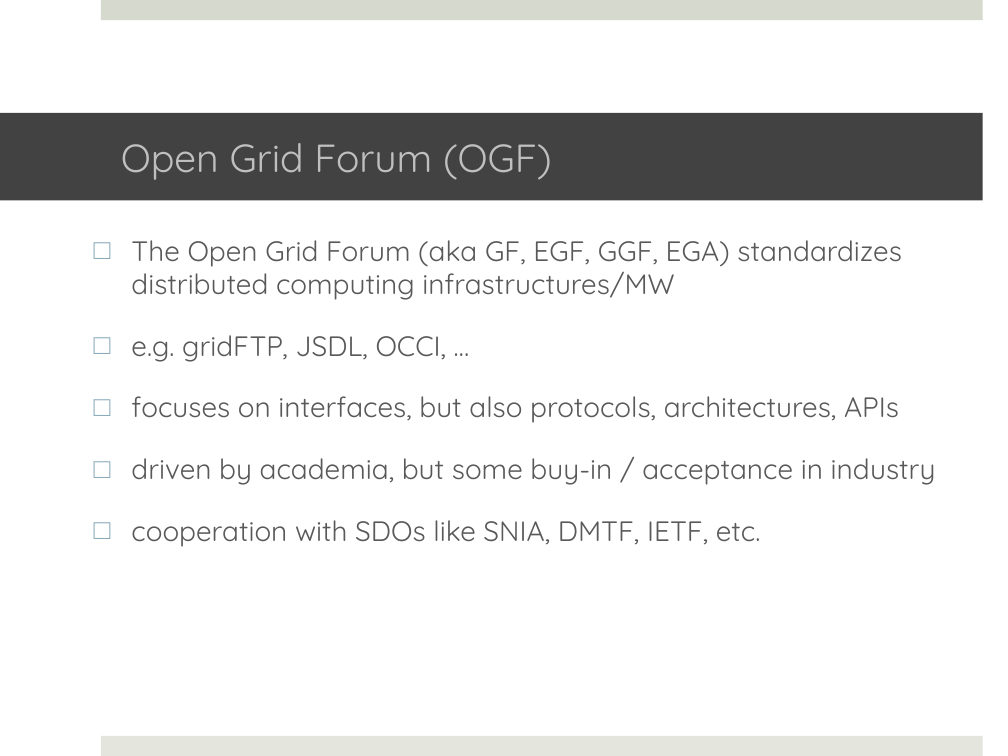
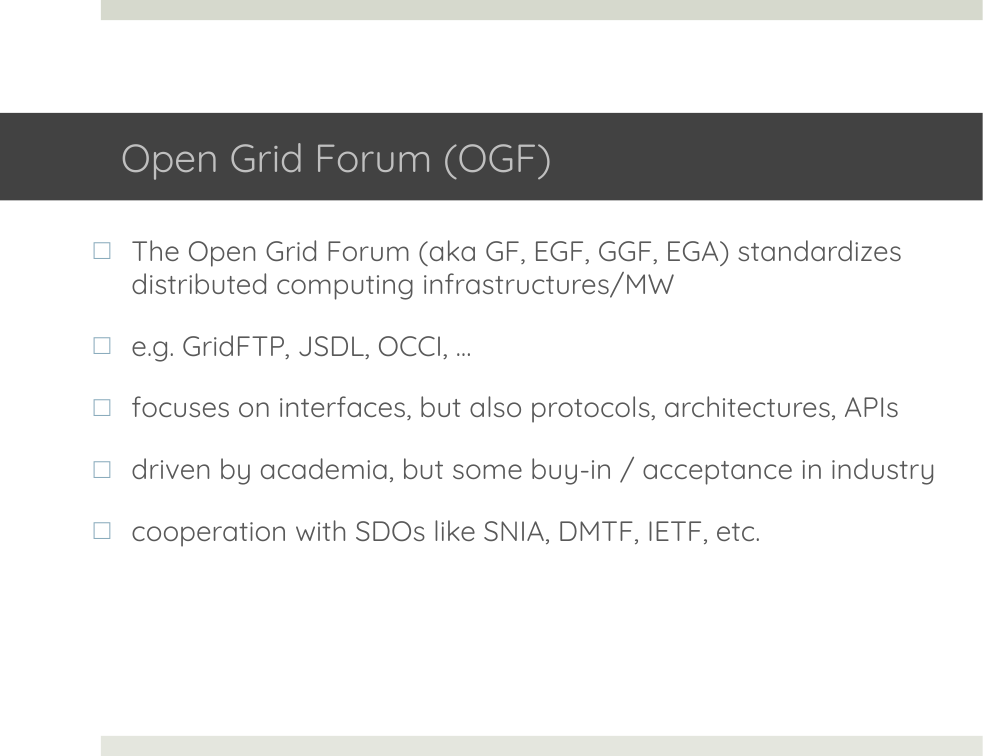
Before and after one commit to saga-project/saga-cpp-legacy-projects, a slide deck: slide 5 of tutorial/EGI-2011/02_api.pptx. Drawn at 1008x756 pixels with LibreOffice and Linux fonts; fonts in the diff are those of the drawing; background and template pictures are left out. Boxes give left, top, right and bottom in pixels: in the first picture for what was removed or moved away, otherwise in the second. Text is boxed around its words. In the diff, an @@ line names an element or a change of style, - is before the commit and + after.

```diff
--- a/tutorial/EGI-2011/02_api.pptx
+++ b/tutorial/EGI-2011/02_api.pptx
@@ text at (131,335,449,362): text changed @@
-□ e.g. gridFTP, JSDL, OCCI, …
+□ e.g. GridFTP, JSDL, OCCI, …
```
Also in this commit, not shown: 18 other slides changed, 1 slide added, 5 slides removed, 9 other files.
